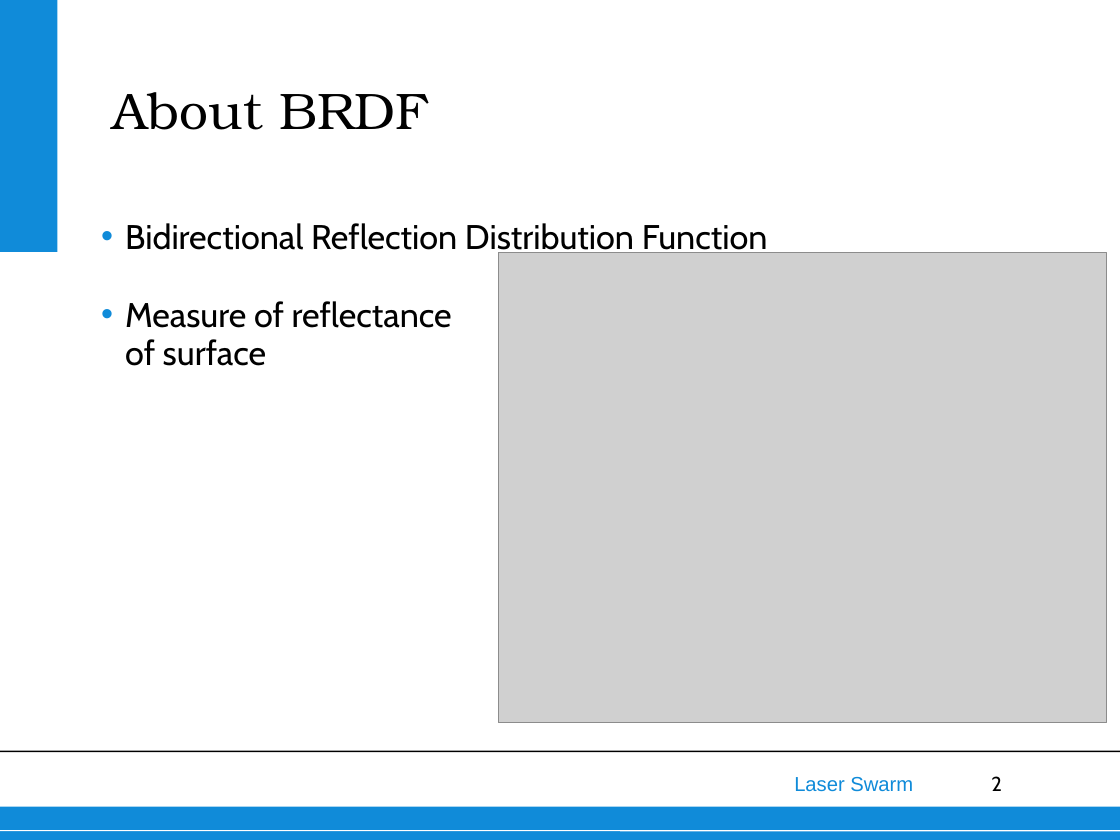
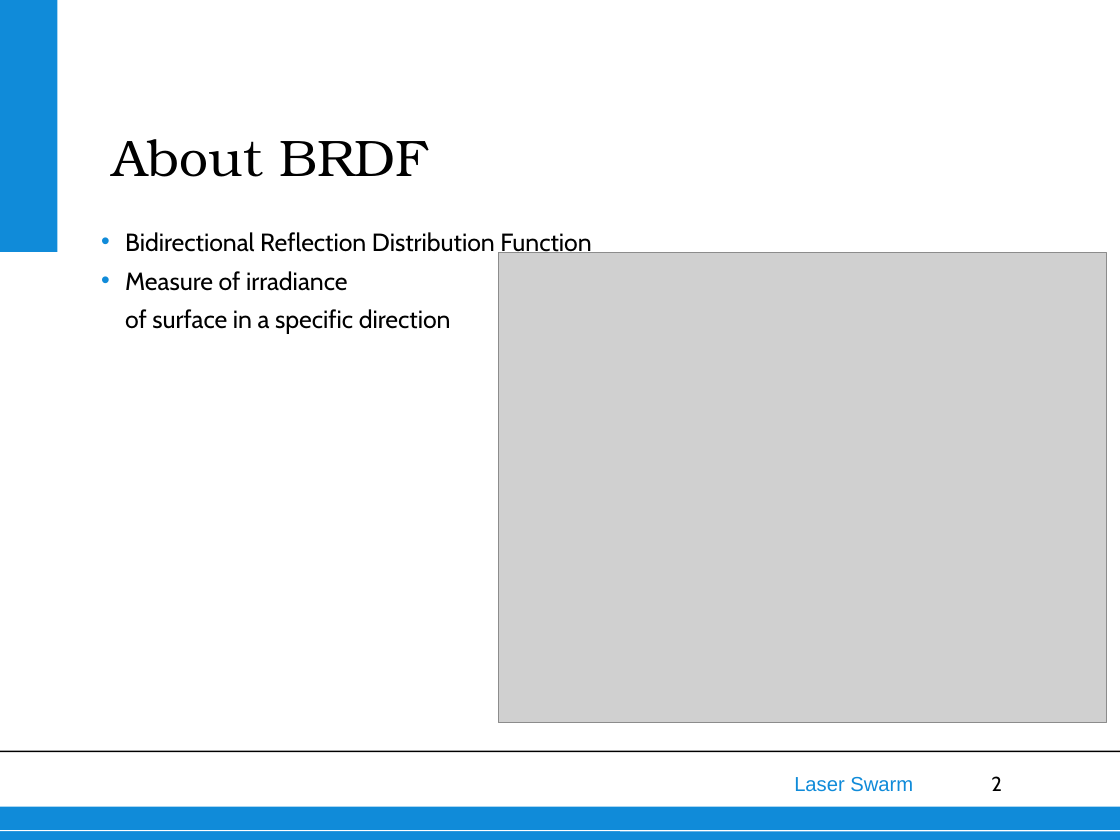
Before and after one commit to thewisenerd/laser-swarm, a slide deck: slide 2 of finalPresentation/subsections/BRDF.ppt. Drawn at 1120x840 pixels with LibreOffice and Linux fonts; fonts in the diff are those of the drawing; grey boxes stand for pictures; background and template pictures are left out. Boxes give left, top, right and bottom in pixels: in the first picture for what was removed or moved away, otherwise in the second. Text is boxed around its words. In the diff, an @@ line names an element or a change of style, - is before the commit and + after.

```diff
--- a/finalPresentation/subsections/BRDF.ppt
+++ b/finalPresentation/subsections/BRDF.ppt
@@ title "About BRDF": place and size @@
-title "About BRDF" at [112, 92, 428, 130]
+title "About BRDF" at [112, 139, 428, 177]
@@ text at [125, 232, 591, 256]: size 22 to 16 pt in "Bidirectional Reflection Distribution Function" @@
@@ text at [125, 271, 451, 334]: text changed; size 22 to 16 pt @@
-• Measure of reflectance
-of surface
+• Measure of irradiance
+of surface in a specific direction
```
Also in this commit, not shown: 3 other slides changed, 2 slides added, 2 slides removed.
